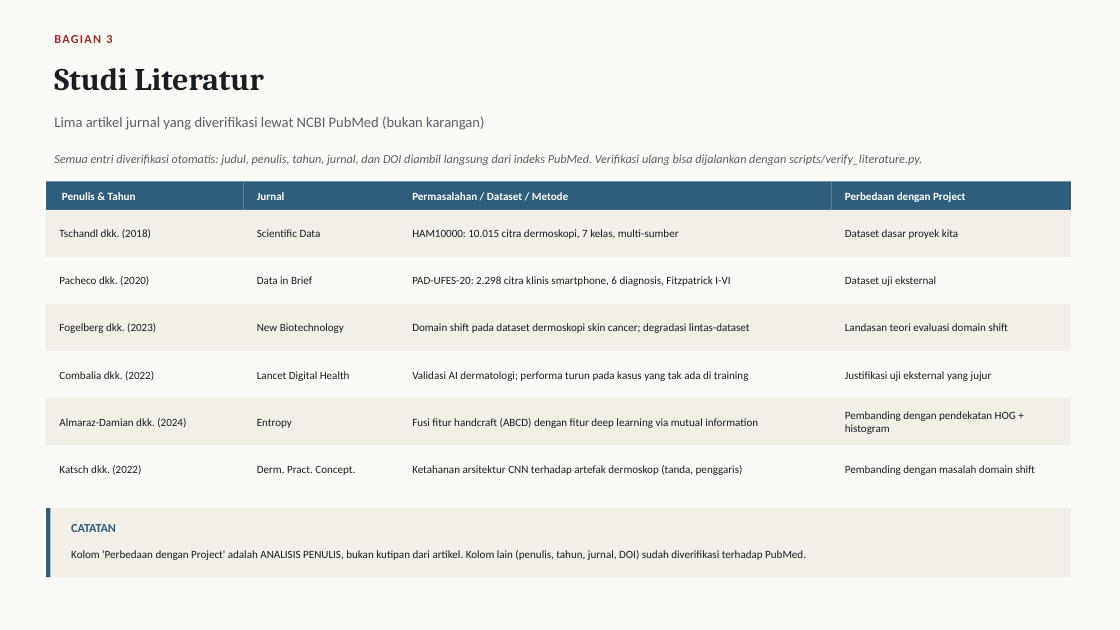
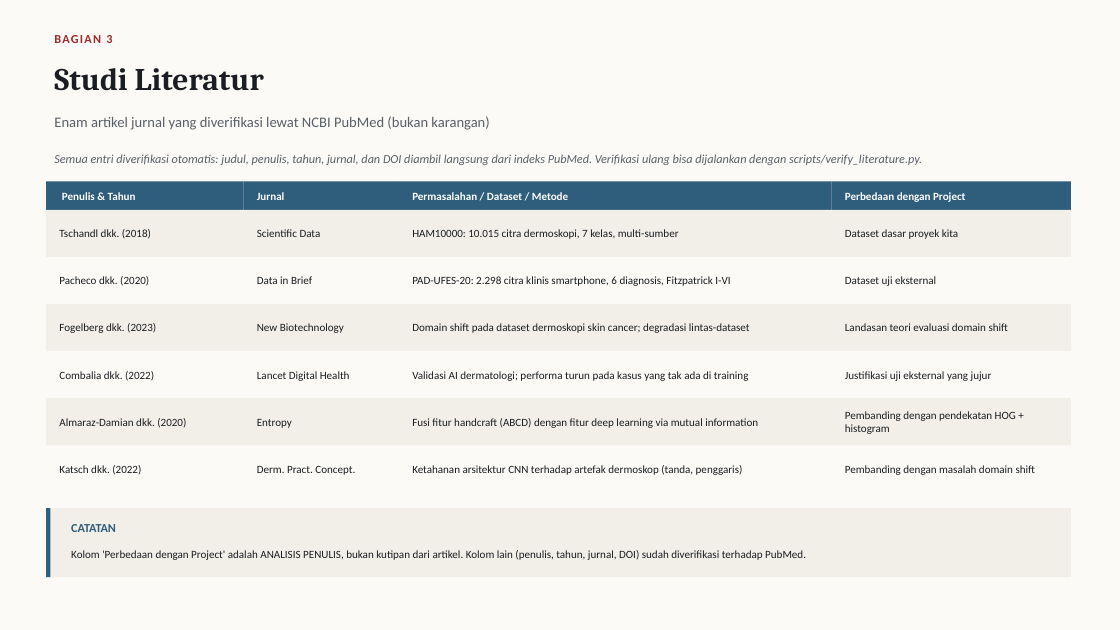
Before and after one commit to Grenaydinkamil/ProjectForestry_ML2026_Mendekteksi_Lesi_Kulit, a slide deck: slide 5 of docs/PPT_Laporan_Project.pptx. Drawn at 1120x630 pixels with LibreOffice and Linux fonts; fonts in the diff are those of the drawing. Boxes give left, top, right and bottom in pixels: in the first picture for what was removed or moved away, otherwise in the second. Text is boxed around its words. In the diff, an @@ line names an element or a change of style, - is before the commit and + after.

Commit message:
Rapikan sitasi,Teks rusak, dan pembagian tugas
- Perbaiki 10 kata rusak di notebook 01/02/07 dan scripts/notebook_src
- Perbaiki sitasi HAM10000 (DOI 2018.161) dan PAD-UFES-20 (32:106221)
- Selaraskan lisensi PAD-UFES-20 menjadi CC BY 4.0 sesuai sumber
- Lengkapi daftar pustaka: judul, jurnal, volume, halaman, DOI
- Sinkronkan pembagian tugas antara README, info_kelompok.json, dan PPT
- Isi nama dosen pengampu dan tambahkan tautan repo serta aplikasi
- Simpan bukti split di docs/logs/split_summary.json
- Perbarui jumlah pemeriksaan otomatis menjadi 13

```diff
--- a/docs/PPT_Laporan_Project.pptx
+++ b/docs/PPT_Laporan_Project.pptx
@@ text at box(54, 116, 489, 130): text changed @@
-Lima artikel jurnal yang diverifikasi lewat NCBI PubMed (bukan karangan)
+Enam artikel jurnal yang diverifikasi lewat NCBI PubMed (bukan karangan)
@@ text at box(59, 418, 186, 428): text changed @@
-Almaraz-Damian dkk. (2024)
+Almaraz-Damian dkk. (2020)
```
Also in this commit, not shown: 2 other slides changed, 16 other files.
